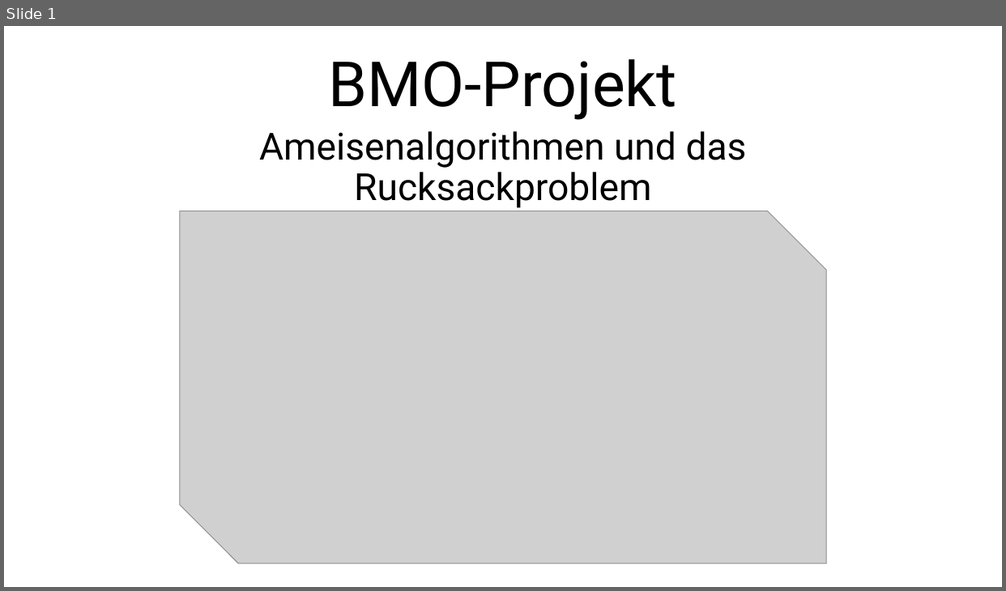
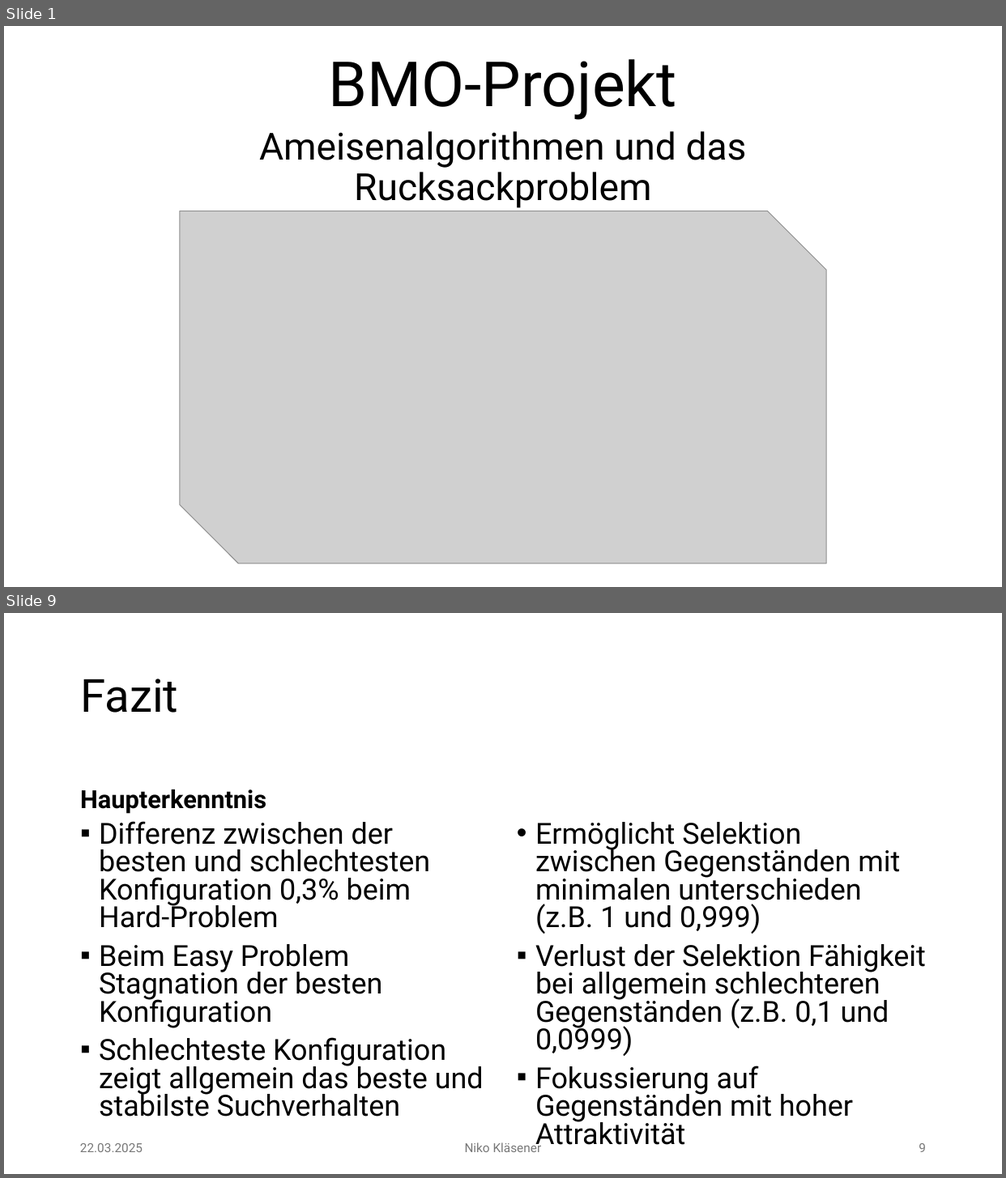
Before and after one commit to Niggo1299/BMO-Projekt, a slide deck: BMO-Projekt.pptx. Shown one above the other, each under a label of ours: slide 1 before the commit, slides 1 and 9 after it; the slides between them are not shown. The pictures are 1006x591 and 1006x1178 pixels, drawn with LibreOffice and Linux fonts; fonts in the diff are those of the drawing; grey boxes stand for pictures; background and template pictures are left out. Boxes give left, top, right and bottom in pixels: in the first picture for what was removed or moved away, otherwise in the second. Text is boxed around its words. In the diff, an @@ line names an element or a change of style, - is before the commit and + after.

```diff
--- a/BMO-Projekt.pptx
+++ b/BMO-Projekt.pptx
@@ slide 9 added at <box>4,613,1002,1174</box>, background #FFFFFF @@
@@ title added at <box>80,679,178,713</box>, 44 pt, text #000000 @@
+Fazit
@@ text added at <box>80,790,266,814</box>, 24 pt, text #000000, bold @@
+Haupterkenntnis
@@ text added at <box>99,821,484,1117</box>, 28 pt, text #000000 @@
+▪ Differenz zwischen der besten und schlechtesten Konfiguration 0,3% beim Hard-Problem
+▪ Beim Easy Problem Stagnation der besten Konfiguration
+▪ Schlechteste Konfiguration zeigt allgemein das beste und stabilste Suchverhalten
@@ text added at <box>535,822,926,1123</box>, 28 pt, text #000000 @@
+• Ermöglicht Selektion zwischen Gegenständen mit minimalen unterschieden (z.B. 1 und 0,999)
+▪ Verlust der Selektion Fähigkeit bei allgemein schlechteren Gegenständen (z.B. 0,1 und 0,0999)
+▪ Fokussierung auf Gegenständen mit hoher Attraktivität
@@ text added at <box>80,1144,143,1152</box>, 12 pt, text #797979 @@
+22.03.2025
@@ text added at <box>465,1142,542,1152</box>, 12 pt, text #797979 @@
+Niko Kläsener
@@ page number added at <box>918,1144,926,1152</box>, 12 pt, text #797979 @@
+9
```
Also in this commit, not shown: 6 slides changed, 2 other slides added, 11 other files.
